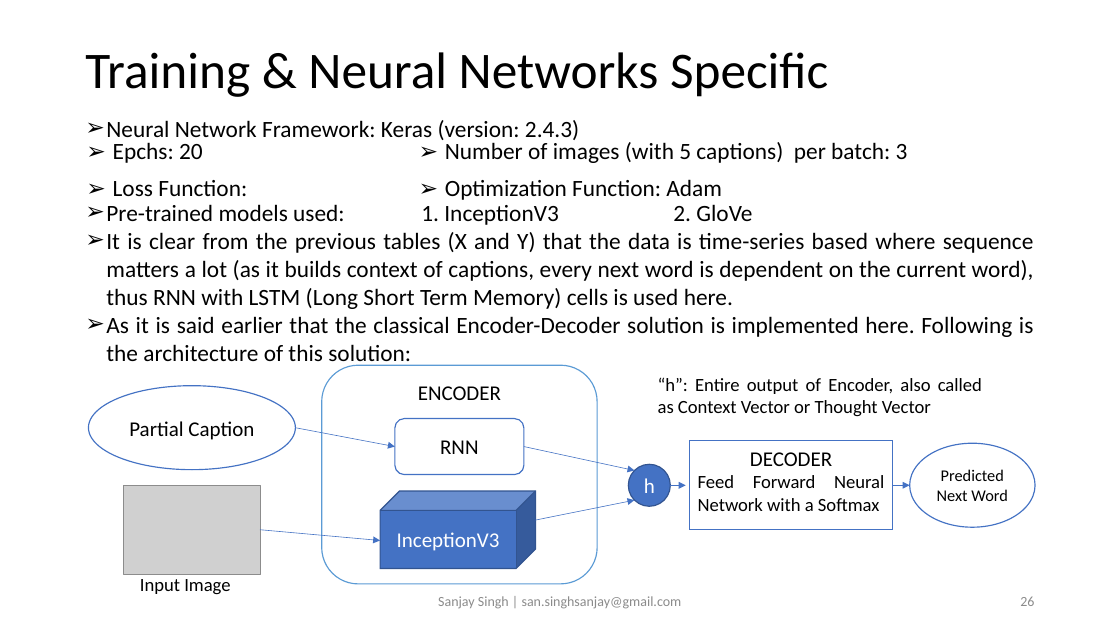
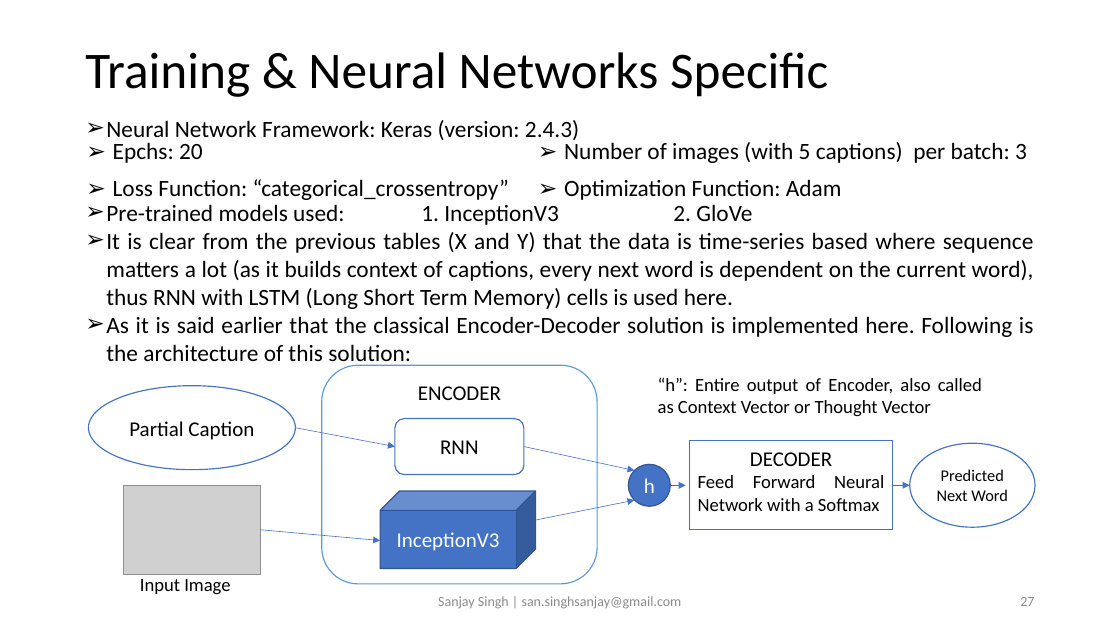
Before and after one commit to sansinghsanjay/Flickr8k_ImageCaptioning, a slide deck: slide 27 of readme.pptx (slide 26 before the commit). Drawn at 1120x630 pixels with LibreOffice and Linux fonts; fonts in the diff are those of the drawing; grey boxes stand for pictures. Boxes give left, top, right and bottom in pixels: in the first picture for what was removed or moved away, otherwise in the second. Text is boxed around its words. In the diff, an @@ line names an element or a change of style, - is before the commit and + after.

```diff
--- a/readme.pptx
+++ b/readme.pptx
@@ table at [78, 134, 1041, 207] @@
-row 2, column 1: Loss Function:
+row 2, column 1: Loss Function: “categorical_crossentropy”
@@ page number at [1020, 597, 1034, 606]: text changed @@
-26
+27
```
Also in this commit, not shown: 2 other slides changed, 6 slides added, 1 other file.
